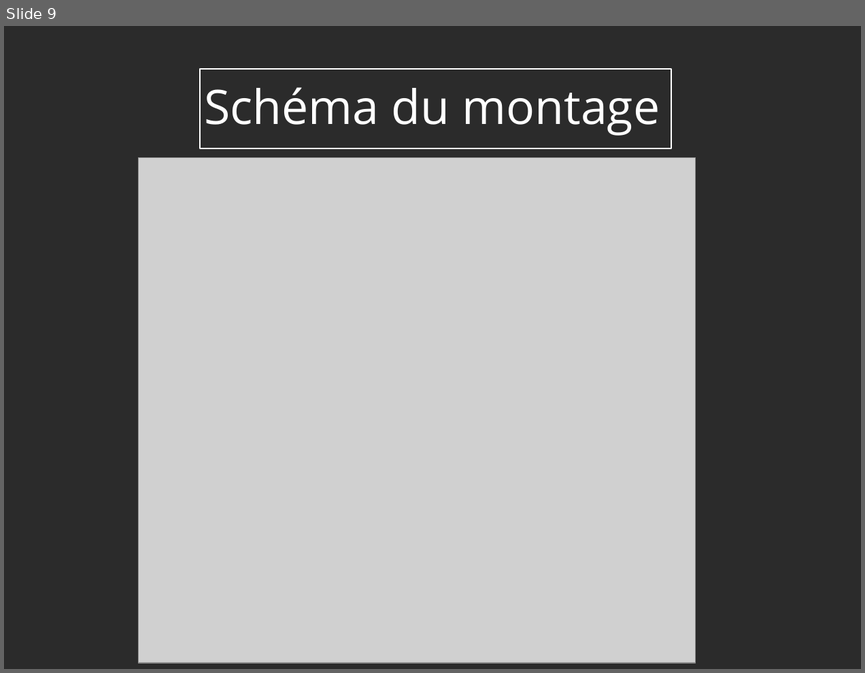
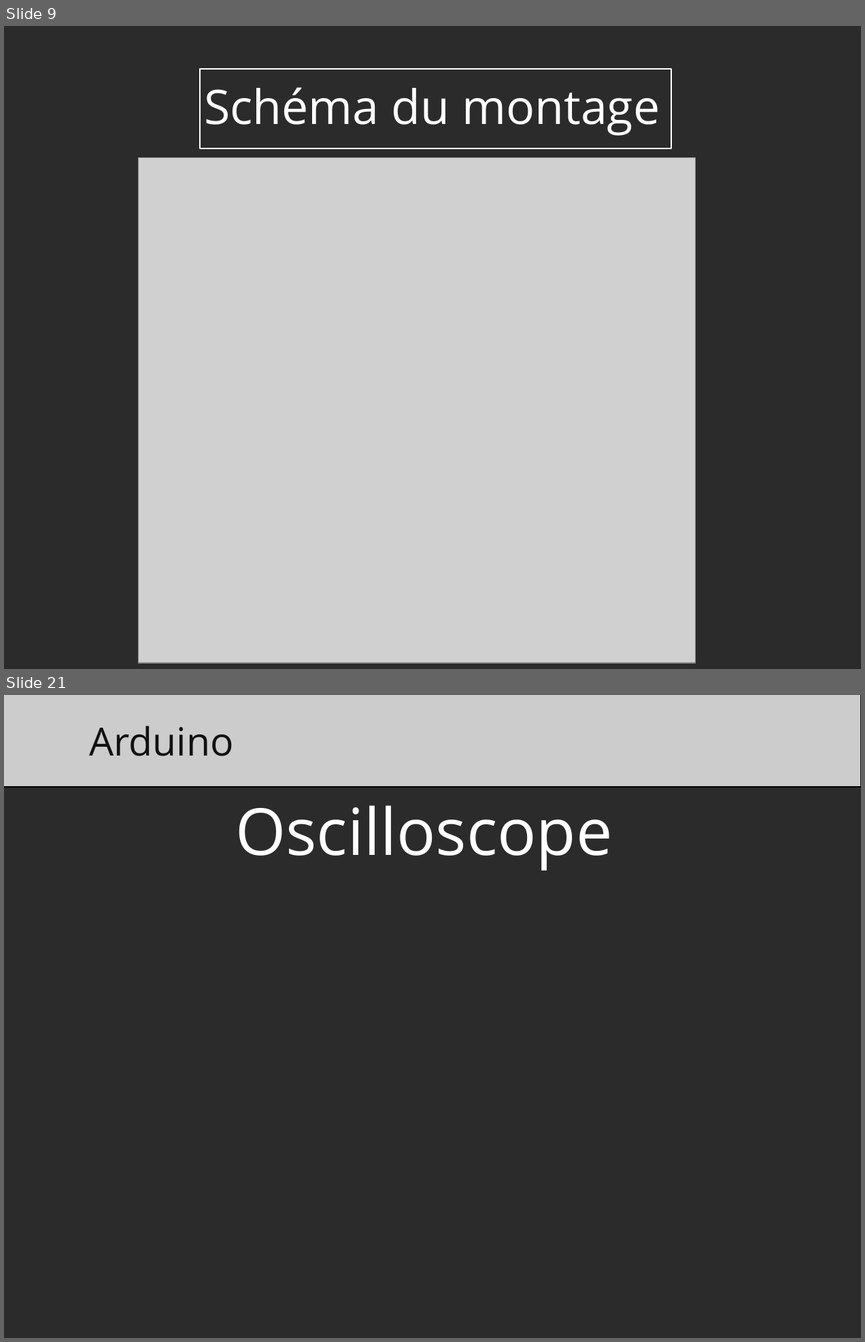
Before and after one commit to julienp17/WaveMirror, a slide deck: diaporama.odp. Shown one above the other, each under a label of ours: slide 9 before the commit, slides 9 and 21 after it; the slides between them are not shown. The pictures are 865x673 and 865x1342 pixels, drawn with LibreOffice and Linux fonts; fonts in the diff are those of the drawing; grey boxes stand for pictures; background and template pictures are left out; a plain dark background stands for a picture behind light text. Boxes give left, top, right and bottom in pixels: in the first picture for what was removed or moved away, otherwise in the second. Text is boxed around its words. In the diff, an @@ line names an element or a change of style, - is before the commit and + after.

```diff
--- a/diaporama.odp
+++ b/diaporama.odp
@@ slide 21 added at (4, 695, 861, 1338), background picture (left out) @@
@@ rectangle added at (4, 695, 861, 787), fill #CCCCCC, outline #000000 0 pt @@
@@ text added at (89, 726, 233, 756), 36 pt, text #111111 @@
+Arduino
@@ line added from (4, 787) to (861, 787), #000000 0 pt @@
@@ text added at (235, 805, 612, 870), 60 pt, text #FFFFFF @@
+Oscilloscope
```
Also in this commit, not shown: 2 slides changed, 11 other slides added, 6 other files.
